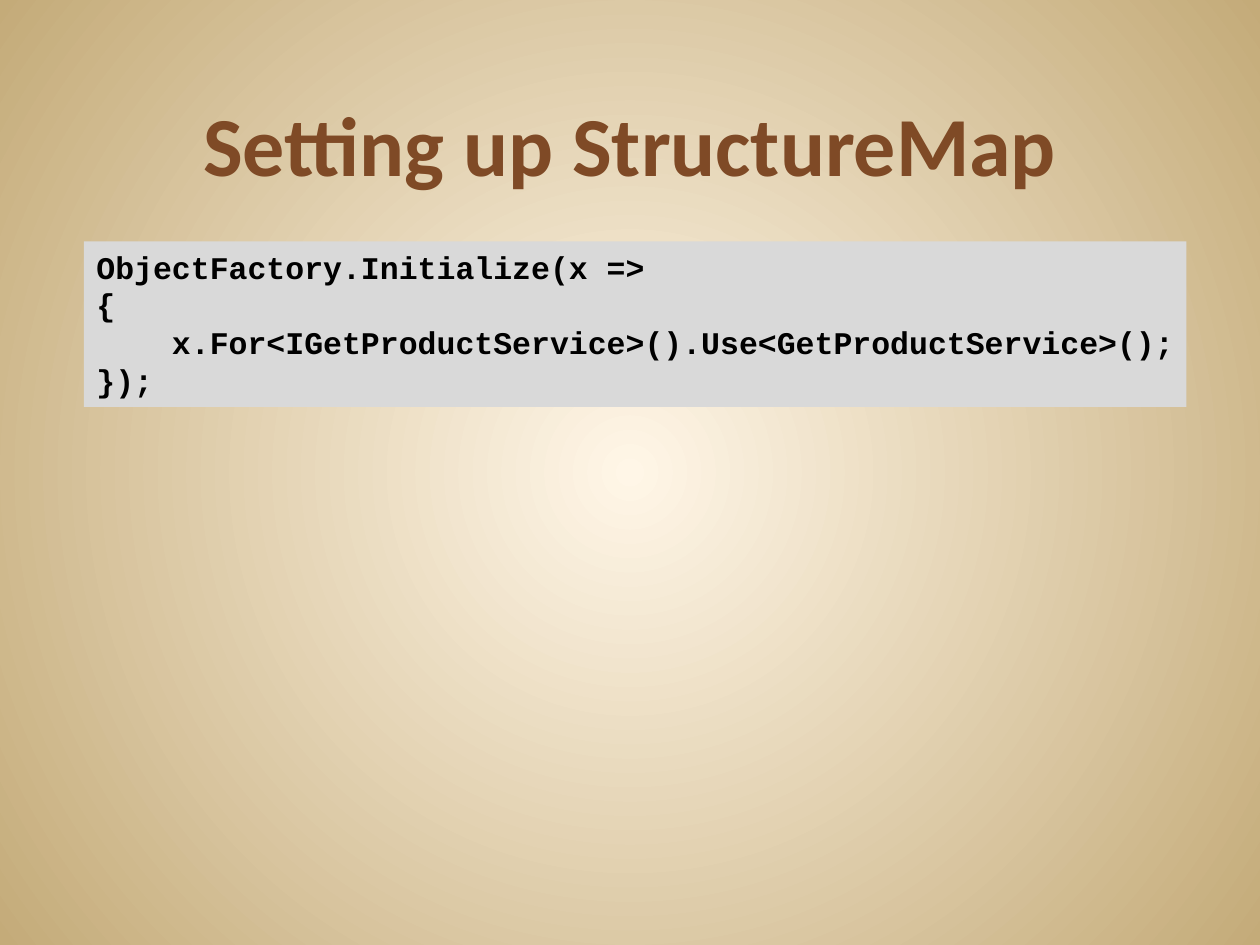
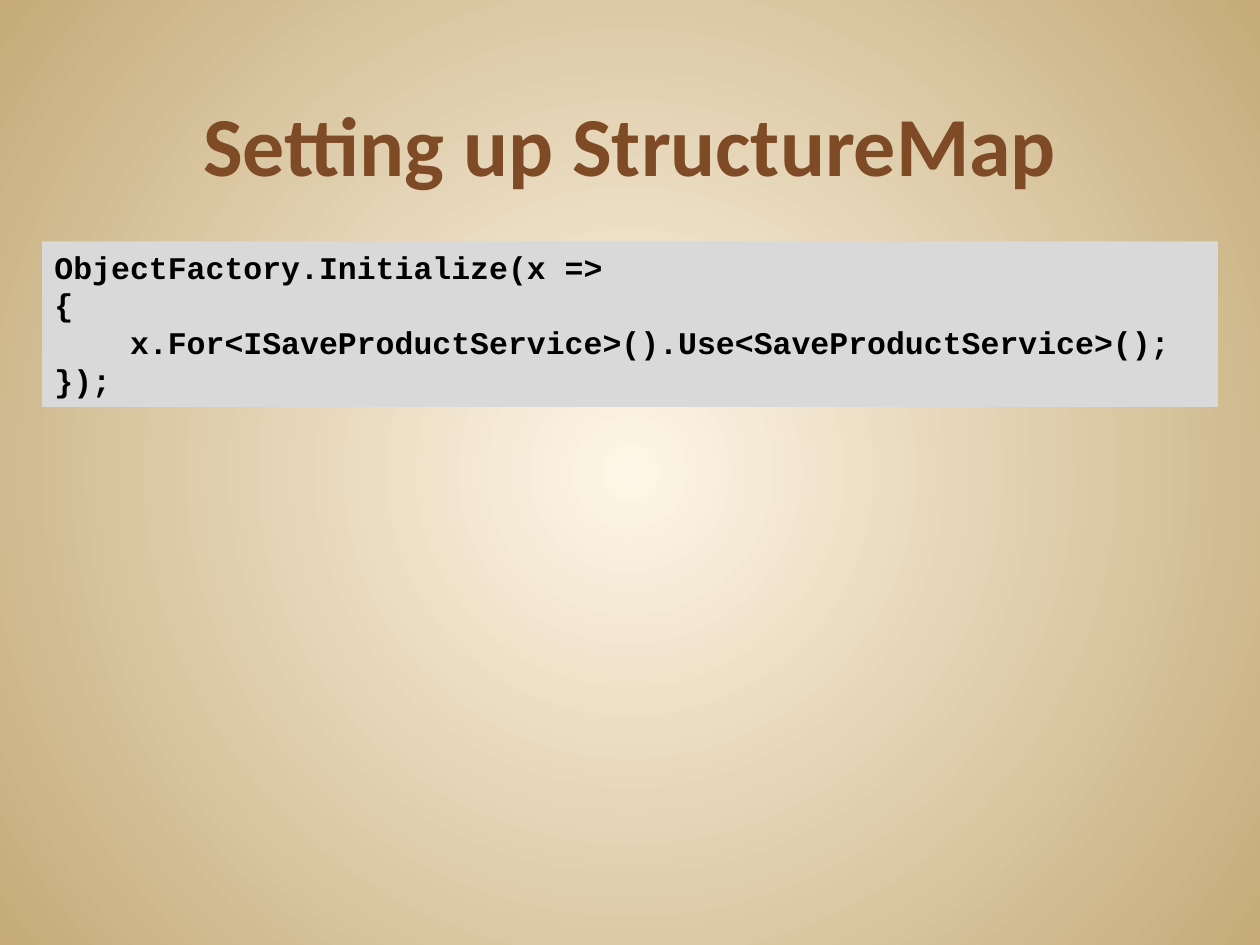
Before and after one commit to JonKruger/solid-principles, a slide deck: slide 69 of SOLID Software Design Principles - without small methods.pptx. Drawn at 1260x945 pixels with LibreOffice and Linux fonts; fonts in the diff are those of the drawing. Boxes give left, top, right and bottom in pixels: in the first picture for what was removed or moved away, otherwise in the second. Text is boxed around its words. In the diff, an @@ line names an element or a change of style, - is before the commit and + after.

Commit message:
using SaveProductService instead of GetProductService in DI since it's a better example

```diff
--- a/SOLID Software Design Principles - without small methods.pptx
+++ b/SOLID Software Design Principles - without small methods.pptx
@@ rectangle "ObjectFactory.Initialize(x =>": place and size @@
-rectangle "ObjectFactory.Initialize(x =>" at [84,242,1187,407]
+rectangle "ObjectFactory.Initialize(x =>" at [42,242,1217,407]
@@ text in rectangle at [130,332,1170,361]: text changed @@
-x.For<IGetProductService>().Use<GetProductService>();
+x.For<ISaveProductService>().Use<SaveProductService>();
```
Also in this commit, not shown: 4 other slides changed, 1 other file.
